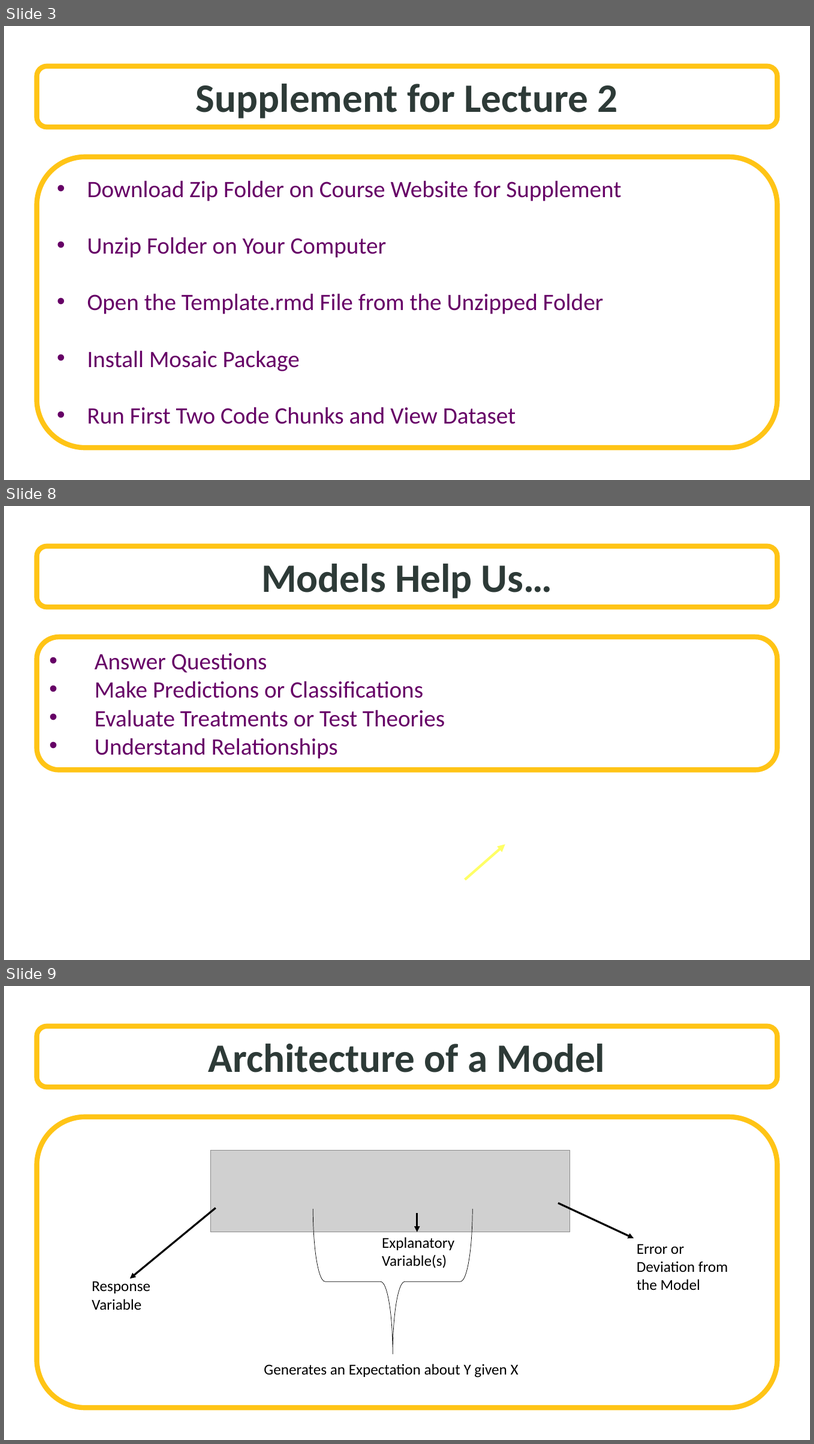
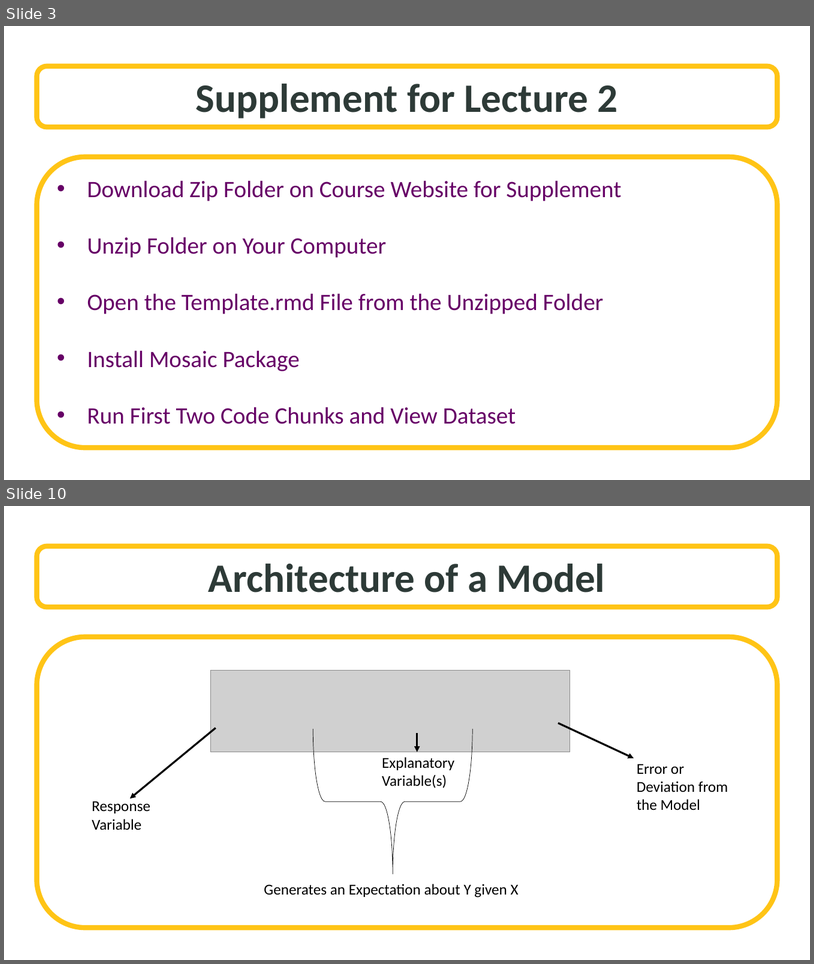
Before and after one commit to SuperMarioGiacomazzo/STOR455_WEBSITE, a slide deck: Lectures/2 - Four Step Process.pptx. Shown one above the other, each under a label of ours: slides 3, 8 and 9 before the commit, slides 3 and 10 after it; the slides between them are not shown. The pictures are 814x1444 and 814x964 pixels, drawn with LibreOffice and Linux fonts; fonts in the diff are those of the drawing; grey boxes stand for pictures; background and template pictures are left out. Boxes give left, top, right and bottom in pixels: in the first picture for what was removed or moved away, otherwise in the second. Text is boxed around its words. In the diff, an @@ line names an element or a change of style, - is before the commit and + after.

```diff
--- a/Lectures/2 - Four Step Process.pptx
+++ b/Lectures/2 - Four Step Process.pptx
@@ slide 8 removed at bbox=[4, 506, 810, 960], background picture (left out) @@
@@ rounded rectangle removed at bbox=[36, 546, 778, 607] @@
-Models Help Us…
@@ rounded rectangle removed at bbox=[36, 637, 778, 770] @@
-• Answer Questions
-• Make Predictions or Classifications
-• Evaluate Treatments or Test Theories
-• Understand Relationships
@@ arrow removed from (465, 879) to (506, 844) @@
@@ what was slide 9 is now slide 10 @@
```
Also in this commit, not shown: 2 slides changed, 2 slides added.
